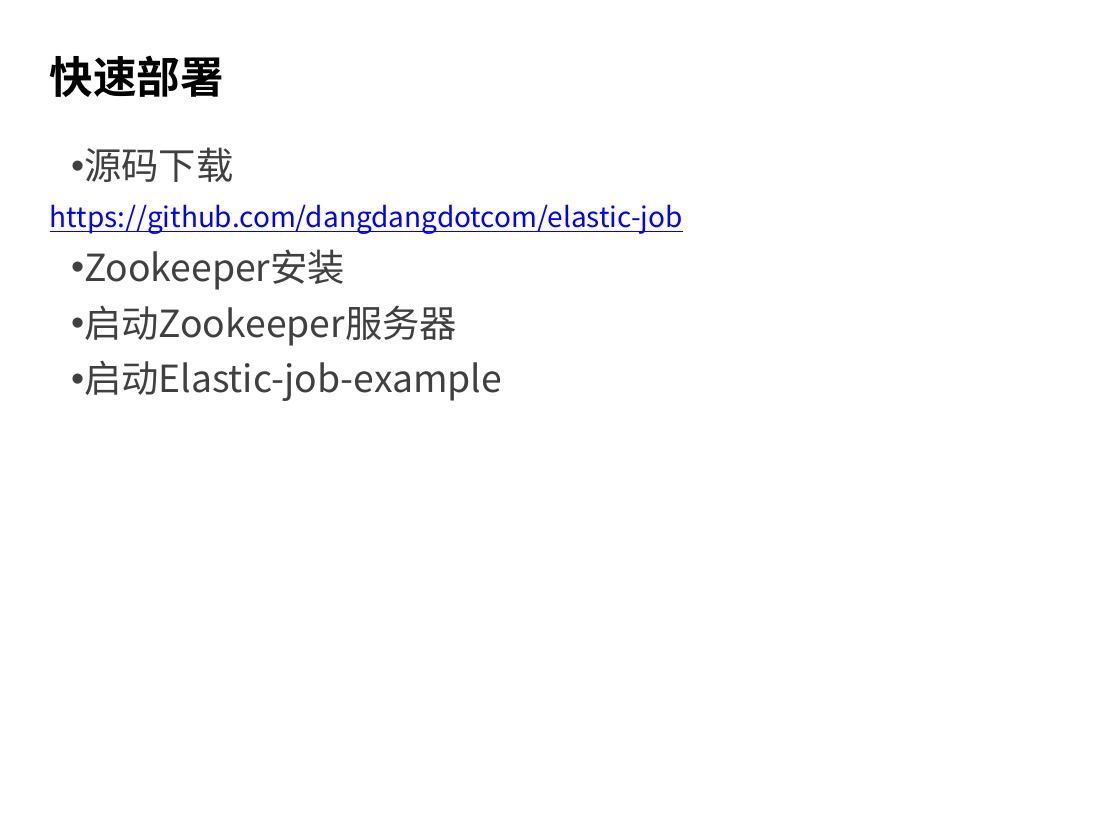
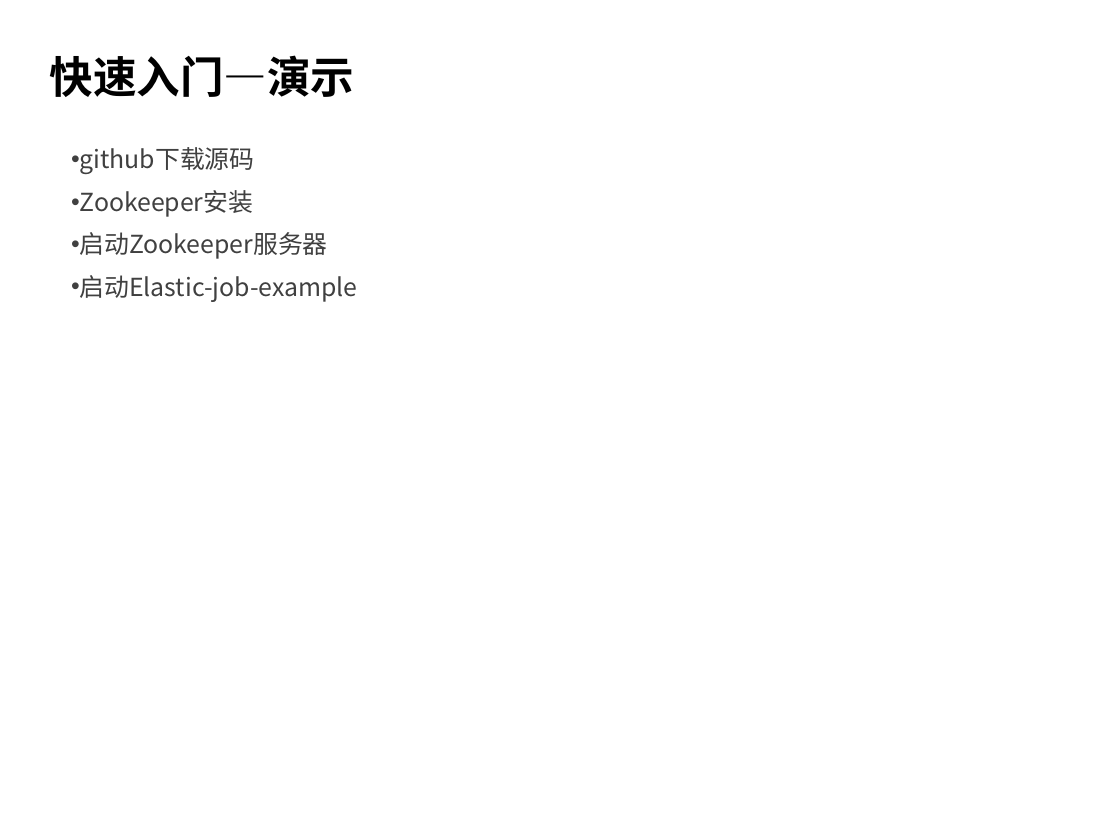
Before and after one commit to alexysh/document, a slide deck: slide 30 of training/iqiyi/Elastic-job.pptx (slide 27 before the commit). Drawn at 1120x840 pixels with LibreOffice and Linux fonts; fonts in the diff are those of the drawing; background and template pictures are left out. Boxes give left, top, right and bottom in pixels: in the first picture for what was removed or moved away, otherwise in the second. Text is boxed around its words. In the diff, an @@ line names an element or a change of style, - is before the commit and + after.

```diff
--- a/training/iqiyi/Elastic-job.pptx
+++ b/training/iqiyi/Elastic-job.pptx
@@ title at (50,55,354,97): text changed @@
-快速部署
+快速入门—演示
@@ text at (80,147,255,174): text changed; size 18 to 16 pt; text colour #0000FF to #404040 @@
-• 源码下载
-https://github.com/dangdangdotcom/elastic-job
+• github下载源码
@@ text at (80,190,358,302): size 24 to 16 pt in "Zookeeper安装", "启动Zookeeper服务器", "启动Elastic-job-example" @@
```
Also in this commit, not shown: 6 other slides changed, 4 slides added, 1 slide removed.
